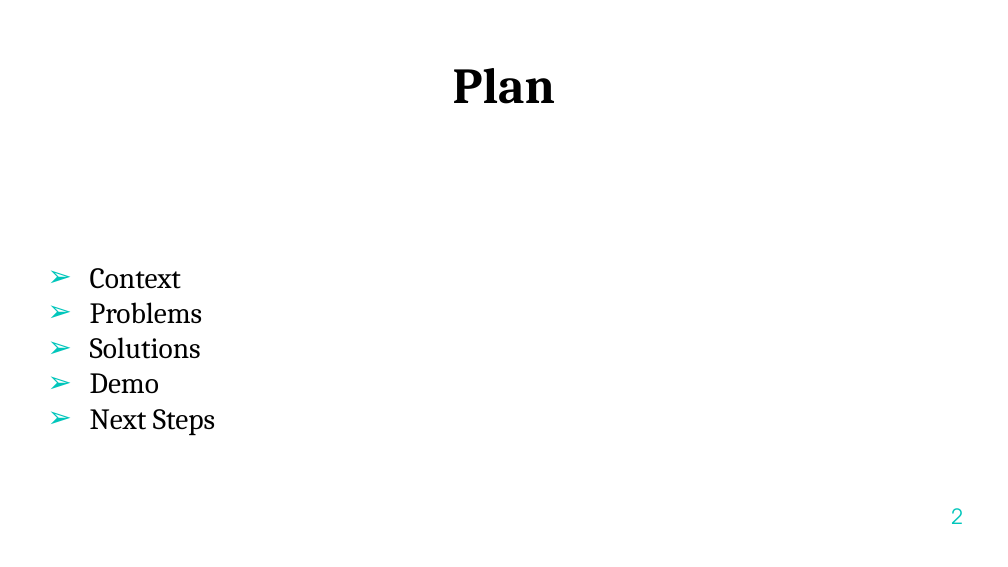
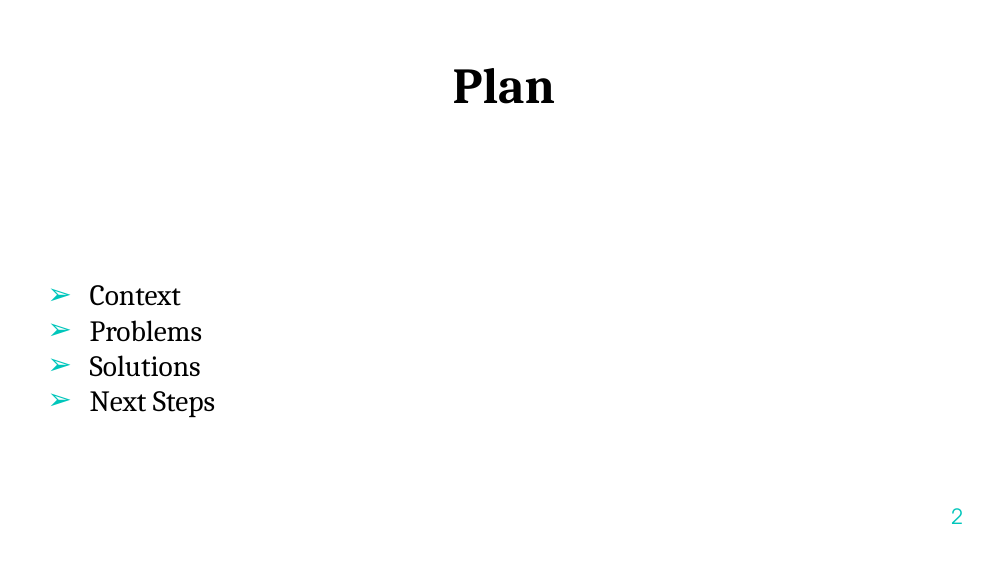
Before and after one commit to samakhov/asbath.github.io, a slide deck: slide 2 of PRESENTATION-INTERNSHIP.pptx. Drawn at 1008x567 pixels with LibreOffice and Linux fonts; fonts in the diff are those of the drawing; background and template pictures are left out. Boxes give left, top, right and bottom in pixels: in the first picture for what was removed or moved away, otherwise in the second. Text is boxed around its words. In the diff, an @@ line names an element or a change of style, - is before the commit and + after.

```diff
--- a/PRESENTATION-INTERNSHIP.pptx
+++ b/PRESENTATION-INTERNSHIP.pptx
@@ text at bbox=[90, 373, 159, 394]: paragraph removed @@
-➢ Demo
```
Also in this commit, not shown: 9 other slides changed, 1 slide added, 33 other files.
